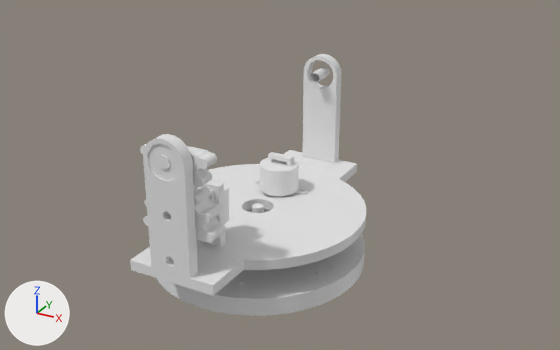
What one commit did to the Blender file solar.blend.
The view is the same before and after, from a 50 mm lens placed at (248.0, -418.0, 162.0), pointed at (20.0, -5.0, -45.0). The axes (+X, +Y, +Z) are drawn at lower left. The lights are the same throughout.
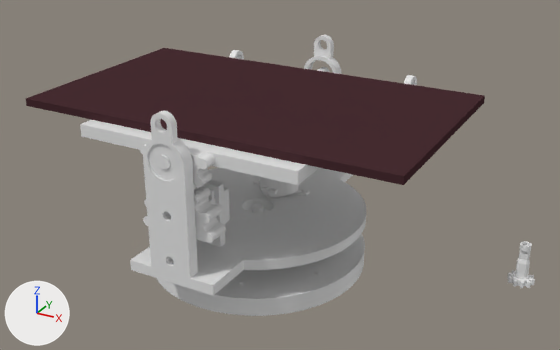
Where the change shows, as pixel boxes [x1, y1, x2, y2] in the pictures (560 x 350 px):
'Cube.001', shown (brown)
    after: [191, 69, 485, 185]
'Cube', shown (brown)
    after: [26, 48, 308, 140]
'Circle.001', reshaped (14% taller)
    before: [130, 134, 339, 296]
    after: [130, 111, 339, 296]
'Circle.007', reshaped (9% taller)
    before: [208, 54, 366, 253]
    after: [208, 35, 366, 253]
'Cube.002', shown
    after: [80, 120, 319, 185]
'Circle.011', added
    after: [507, 241, 535, 288]
'Circle.009', added
    after: [229, 50, 417, 85]
'2051 Servo Tower-Pro-Sg90.Pk2.001', shown
    after: [261, 186, 283, 198]
part 1 of me_circle_001, added
    after: [314, 35, 334, 60]
part 2 of me_circle_013, added
    after: [150, 111, 181, 144]
'Circle.006', unchanged, covered by the edit
    before: [260, 158, 299, 196]
    after: [260, 177, 298, 196]

The change in detail:
me_circle_001 is used by ob_circle_007; location (0.2, 3.3, 0.0); rotation (1.571, 0.0, 0.0), in degrees (90, 0, 0); scale (1.4, 1.4, 1.4).
me_circle_001 had 1566 vertices, 790 faces and spanned x -53.7..53.4, y -57.9..7.1, z -71.0..20.1.
me_circle_001 now has 2005 vertices, 987 faces, 1 loose edge and spans x -53.7..53.4, y -57.9..17.7, z -71.0..20.1.
me_circle_001 part 1: 439 vertices added at x -5.2..4.8, y 5.9..17.7, z -71.0..-67.4.
me_circle_013 is used by ob_circle_001; location (0.2, 3.3, 0.0); rotation (1.571, 0.0, 0.0), in degrees (90, 0, 0); scale (1.4, 1.4, 1.4).
me_circle_013 had 2620 vertices, 1347 faces and spanned x -51.4..51.1, y -57.9..7.1, z 17.9..75.2.
me_circle_013 now has 3061 vertices, 1546 faces and spans x -51.4..51.1, y -57.9..17.7, z 17.9..77.4.
me_circle_013 part 2: 439 vertices added at x -5.2..4.8, y 5.9..17.7, z 71.7..75.2.
Mesh me_circle_005 is new.
It has 400 vertices, 342 faces and spans x -8.6..8.6, y -8.3..8.3, z -25.0..3.0.
Mesh me_circle_007 is new.
It has 812 vertices, 416 faces and spans x 70.0..220.0, y -4.0..10.0, z -14.0..95.0.
Object '2051 Servo Tower-Pro-Sg90.Pk2.001' (ob_2051_servo_tower_pro_sg90_pk2_001) is now shown.
Object 'Cube.002' (ob_cube_002) is now shown.
Object 'Cube.001' (ob_cube_001) is now shown.
Object 'Cube' (ob_cube) is now shown.
Object 'Circle.011' (ob_circle_011) is new; it shows me_circle_005.
Its location is (174.4, 41.7, -81.0).
Object 'Circle.009' (ob_circle_009) is new; it shows me_circle_007.
Its location is (-145.0, 85.0, -4.0).
Its rotation in degrees is (90, 0, 0).
